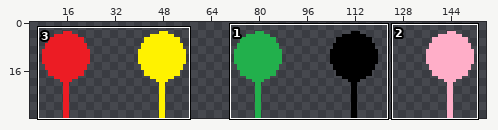
Sprite sheet -- images/balloons.gif. Above, an overview of the earlier version with the close-up marked.
Close-up. Earlier state:
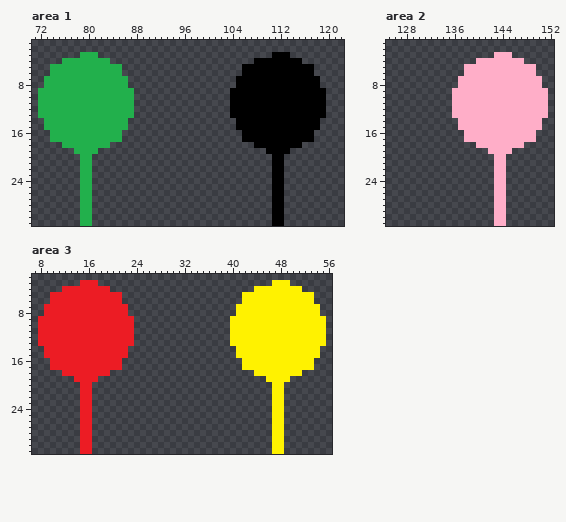
The file is 163x32 pixels. Colours within 5 levels of each other are drawn and written as one. Shown: area 1: x 71..122, y 1..31; area 2: x 125..152, y 1..31; area 3: x 7..56, y 2..31. The wide view leaves out empty margins.
The same view after the edit:
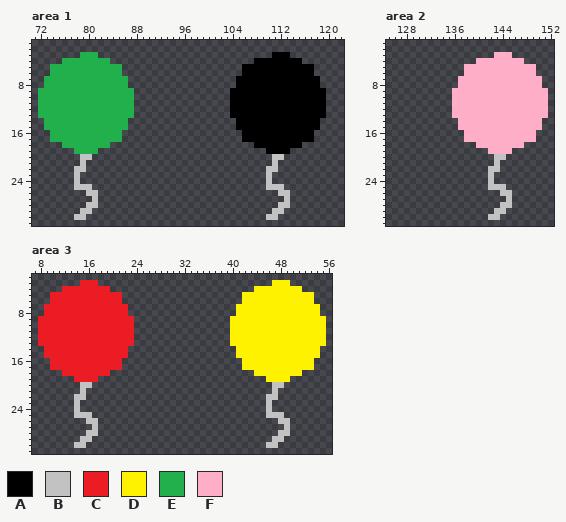
Palette (. is transparent): A #000000  B #c2c2c2  C #ec1c24  D #fff200  E #22b04c  F #ffaec8
Edits made:
Area 1:
y 20: x 79..80 EE -> BB; x 111..112 AA -> BB
y 21: x 79..80 EE -> B.; x 111..112 AA -> B.
y 22: x 78..80 .EE -> BB.; x 110..112 .AA -> BB.
y 23..24: x 78..80 .EE -> B..; x 110..112 .AA -> B..
y 25: x 78..80 .EE -> BBB; x 110..112 .AA -> BBB
y 26: x 79..81 EE. -> .BB; x 111..113 AA. -> .BB
y 27: x 79..81 EE. -> ..B; x 111..113 AA. -> ..B
y 28: x 79..81 EE. -> .BB; x 111..113 AA. -> .BB
y 29: x 79..80 EE -> BB; x 111..112 AA -> BB
y 30: x 78..80 .EE -> BB.; x 110..112 .AA -> BB.
y 31: x 79..80 EE -> ..; x 111..112 AA -> ..
Area 2:
y 20: x 143..144 FF -> BB
y 21: x 143..144 FF -> B.
y 22: x 142..144 .FF -> BB.
y 23..24: x 142..144 .FF -> B..
y 25: x 142..144 .FF -> BBB
y 26: x 143..145 FF. -> .BB
y 27: x 143..145 FF. -> ..B
y 28: x 143..145 FF. -> .BB
y 29: x 143..144 FF -> BB
y 30: x 142..144 .FF -> BB.
y 31: x 143..144 FF -> ..
Area 3:
y 20: x 15..16 CC -> BB; x 47..48 DD -> BB
y 21: x 15..16 CC -> B.; x 47..48 DD -> B.
y 22: x 14..16 .CC -> BB.; x 46..48 .DD -> BB.
y 23..24: x 14..16 .CC -> B..; x 46..48 .DD -> B..
y 25: x 14..16 .CC -> BBB; x 46..48 .DD -> BBB
y 26: x 15..17 CC. -> .BB; x 47..49 DD. -> .BB
y 27: x 15..17 CC. -> ..B; x 47..49 DD. -> ..B
y 28: x 15..17 CC. -> .BB; x 47..49 DD. -> .BB
y 29: x 15..16 CC -> BB; x 47..48 DD -> BB
y 30: x 14..16 .CC -> BB.; x 46..48 .DD -> BB.
y 31: x 15..16 CC -> ..; x 47..48 DD -> ..
